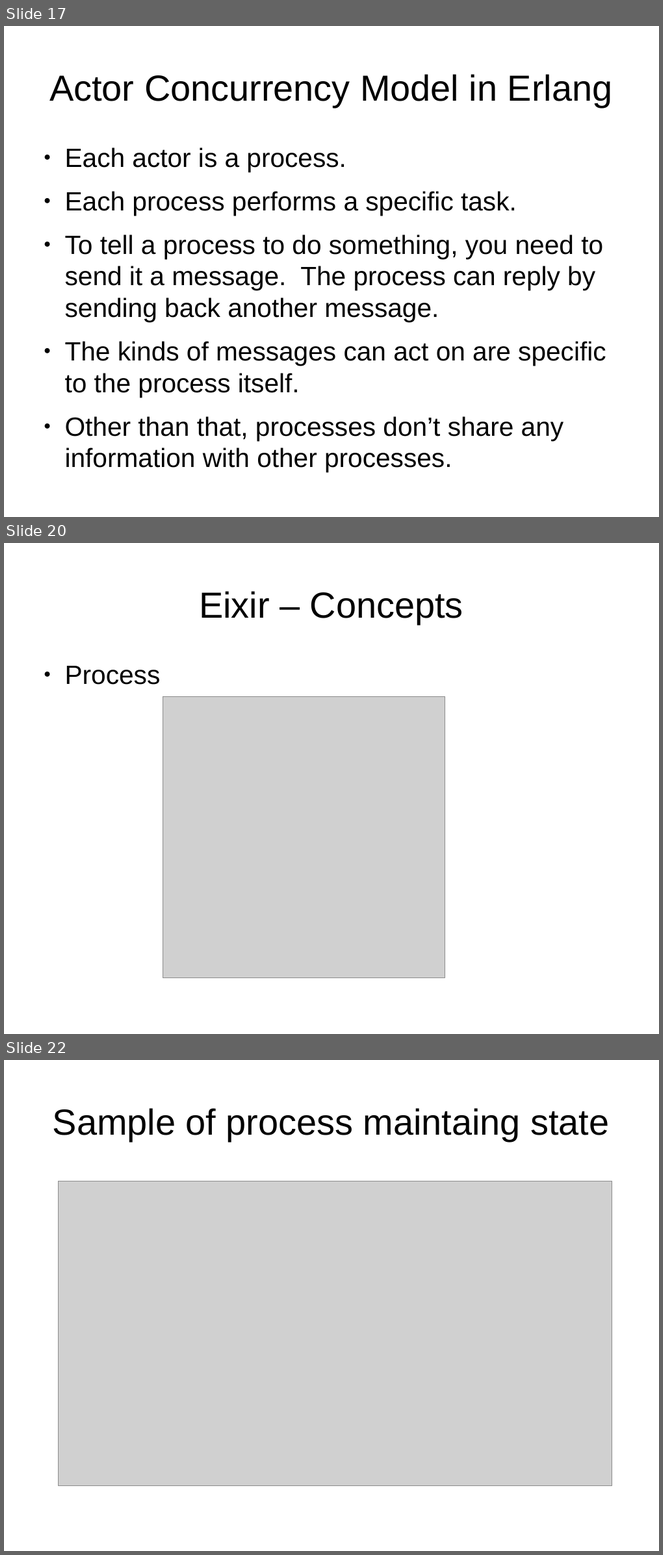
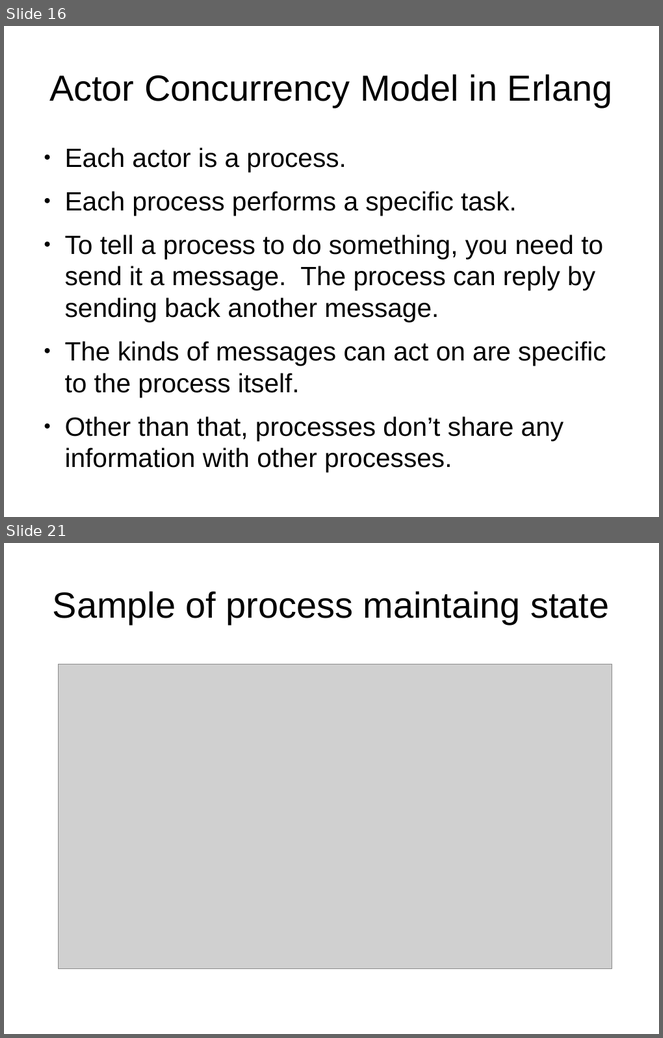
Before and after one commit to ramortegui/talks, a slide deck: concurrent-programming.odp. Shown one above the other, each under a label of ours: slides 17, 20 and 22 before the commit, slides 16 and 21 after it; the slides between them are not shown. The pictures are 663x1555 and 663x1038 pixels, drawn with LibreOffice and Linux fonts; fonts in the diff are those of the drawing; grey boxes stand for pictures. Boxes give left, top, right and bottom in pixels: in the first picture for what was removed or moved away, otherwise in the second. Text is boxed around its words. In the diff, an @@ line names an element or a change of style, - is before the commit and + after.

```diff
--- a/concurrent-programming.odp
+++ b/concurrent-programming.odp
@@ slide 20 removed at (4, 543, 659, 1034), background #FFFFFF @@
@@ title removed at (199, 591, 464, 624) @@
-Eixir – Concepts
@@ text removed at (65, 666, 161, 685) @@
-● Process
@@ picture removed at (163, 697, 445, 979) @@
@@ what was slide 17 is now slide 16 @@
@@ what was slide 22 is now slide 21 @@
```
Also in this commit, not shown: 8 slides changed, 1 slide added, 2 other slides removed, 6 other files.
